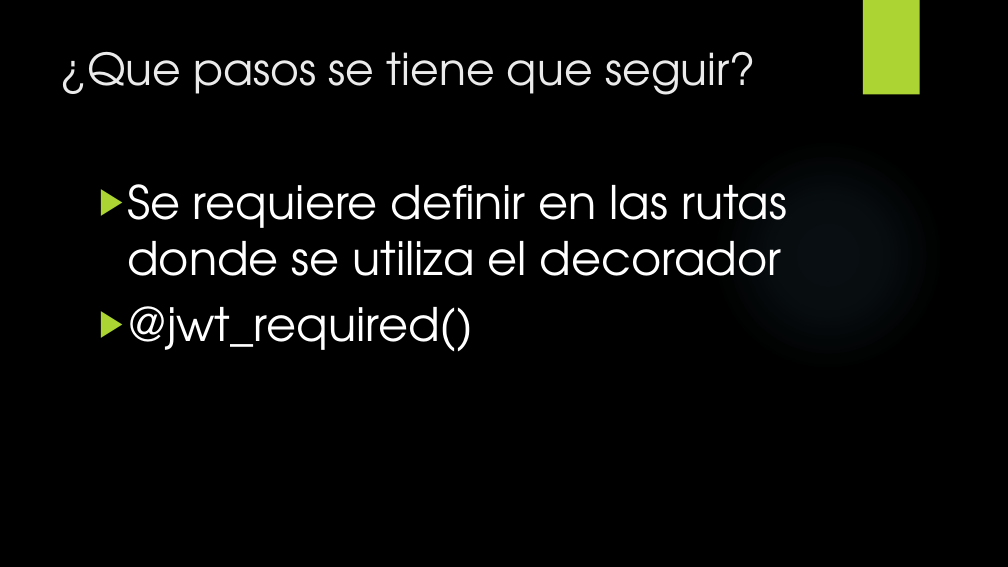
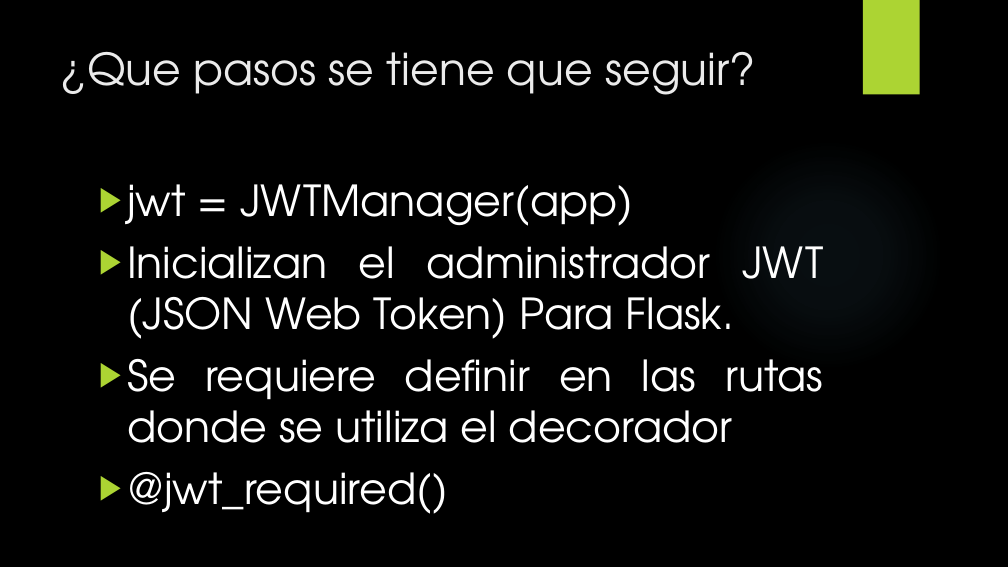
Before and after one commit to JuandresPUCE/Api_python_SQLite, a slide deck: slide 7 of Python-JWT.pptx. Drawn at 1008x567 pixels with LibreOffice and Linux fonts; fonts in the diff are those of the drawing; background and template pictures are left out. Boxes give left, top, right and bottom in pixels: in the first picture for what was removed or moved away, otherwise in the second. Text is boxed around its words. In the diff, an @@ line names an element or a change of style, - is before the commit and + after.

```diff
--- a/Python-JWT.pptx
+++ b/Python-JWT.pptx
@@ text at (127, 184, 823, 339): paragraphs added @@
+▶ jwt = JWTManager(app)
+▶ Inicializan el administrador JWT (JSON Web Token) Para Flask.
@@ text at (127, 359, 823, 514): size 44 to 40.7 pt in "Se requiere definir en las rutas donde ...", "@jwt_required()"; alignment left to justified @@
```
Also in this commit, not shown: 10 other slides changed, 4 slides added.
